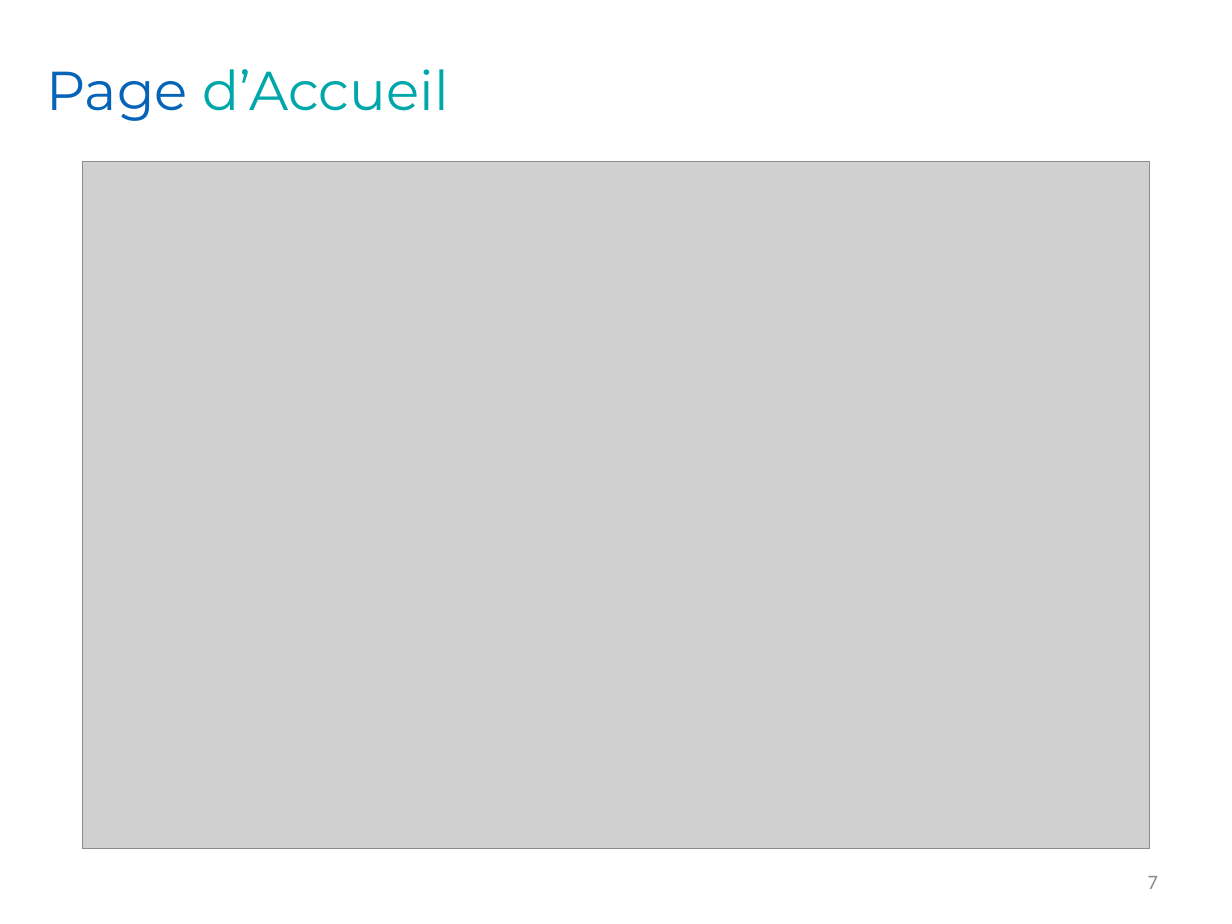
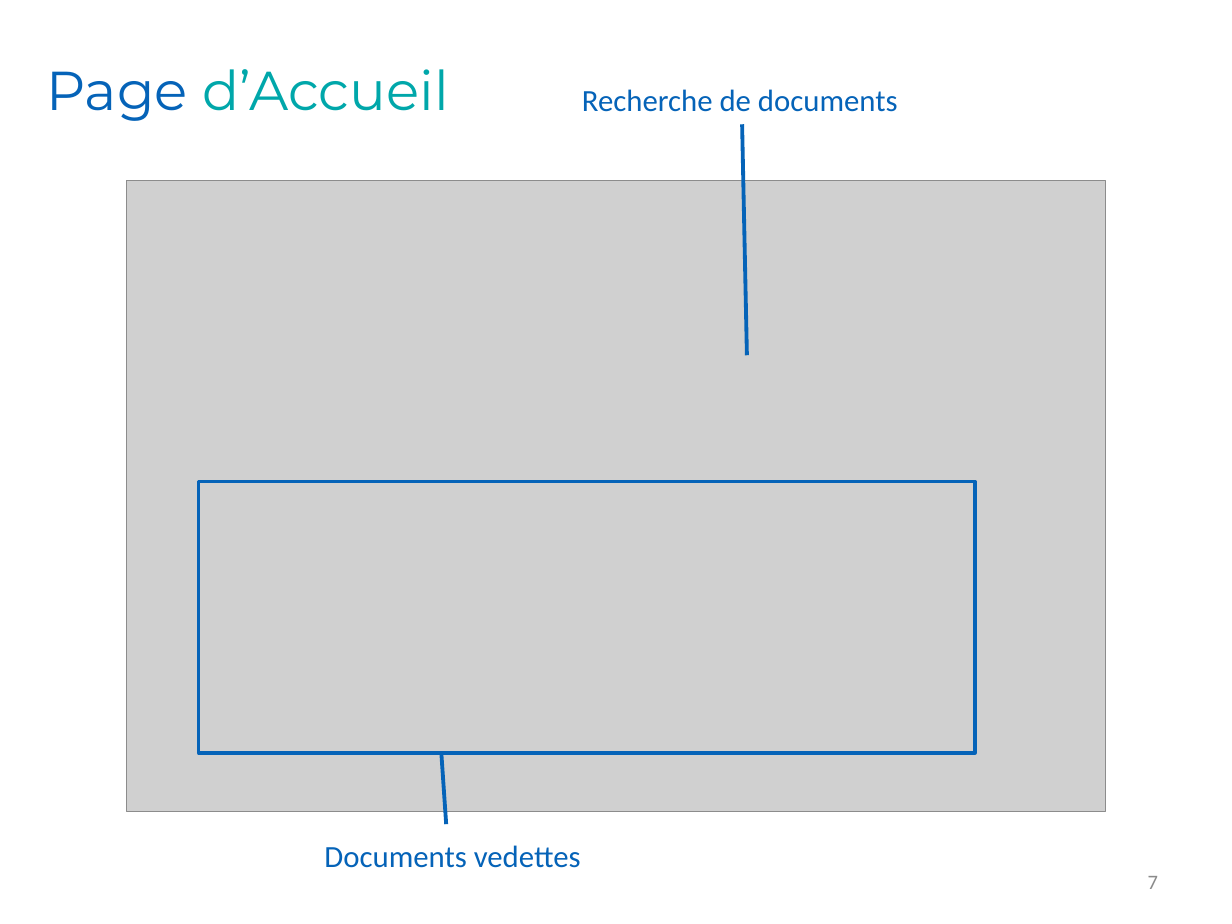
Before and after one commit to Romcol/Gutemberg-rapports, a slide deck: slide 7 of defense/1_project/powerpoint.pptx. Drawn at 1232x924 pixels with LibreOffice and Linux fonts; fonts in the diff are those of the drawing; grey boxes stand for pictures; background and template pictures are left out. Boxes give left, top, right and bottom in pixels: in the first picture for what was removed or moved away, otherwise in the second. Text is boxed around its words. In the diff, an @@ line names an element or a change of style, - is before the commit and + after.

```diff
--- a/defense/1_project/powerpoint.pptx
+++ b/defense/1_project/powerpoint.pptx
@@ text added at box(582, 89, 898, 112), 18 pt, text #0563B8 @@
+Recherche de documents
@@ line added from (742, 124) to (747, 355), #0563B8 2.25 pt @@
@@ picture: place and size @@
-picture at box(83, 161, 1149, 849)
+picture at box(127, 181, 1106, 812)
@@ rectangle added at box(198, 482, 975, 753), outline #0563B8 2 pt @@
@@ line added from (441, 753) to (446, 824), #0563B8 2.25 pt @@
@@ text added at box(324, 845, 581, 868), 18 pt, text #0563B8 @@
+Documents vedettes
```
Also in this commit, not shown: 7 other slides changed, 7 slides added, 3 slides removed.
